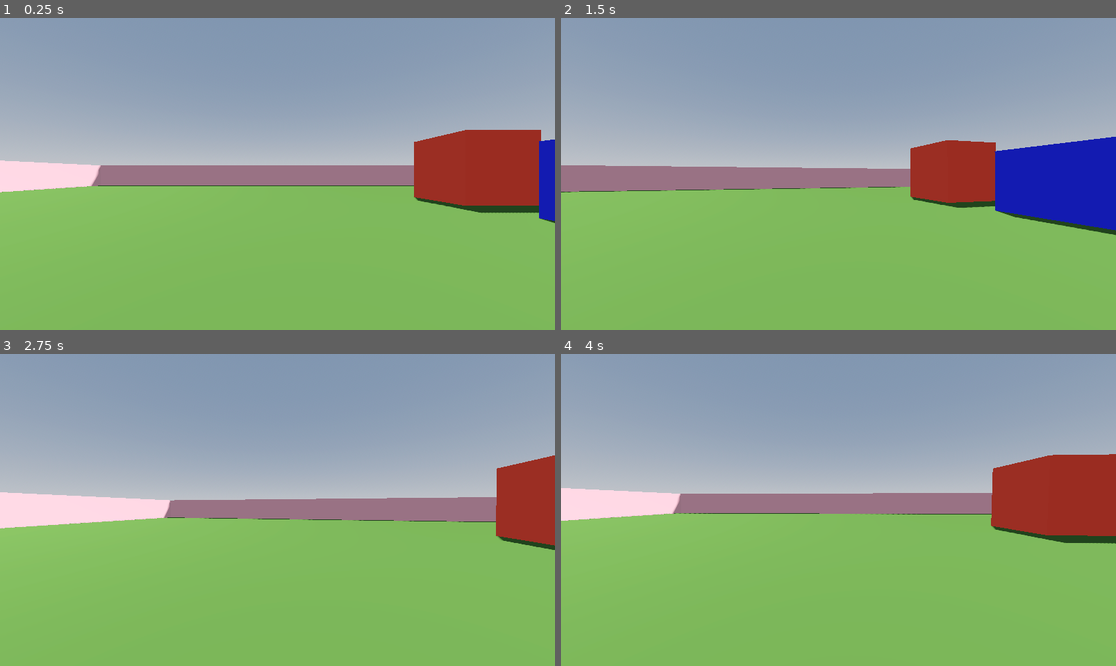
Above: before the commit, frames 1-4 (two rows, left to right).
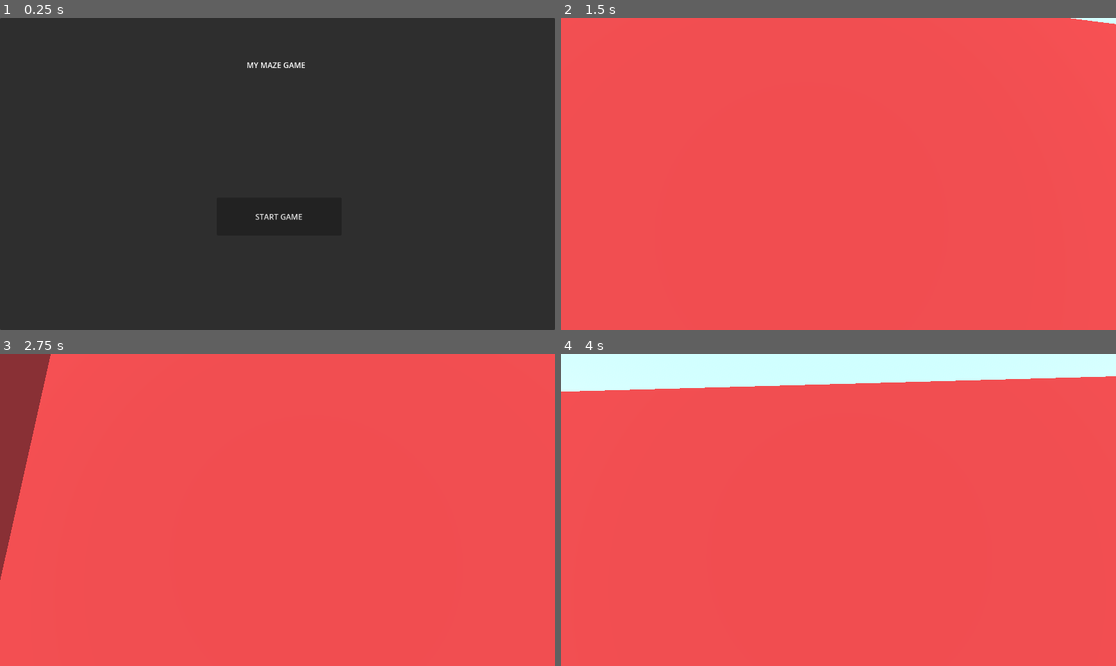
Above: after the commit, the same moments.

Repository: adityaanantpatil/prototype2.0
Game: Godot game, scene res://mainMenu.tscn
The game is run twice, just before and just after one commit, with the same random seed, the same clock (stepped at 60 frames per second) and the same inputs. Before the commit the project starts from res://Scenes/World.tscn.
Inputs (mouse positions are in pixels of both pictures, inside the frame that each line leads up to):
- Up to frame 1 (0.25 s): no input
- Up to frame 2 (1.5 s): click (838, 217) at 0.5 s, where only the run after the commit has a clickable "START GAME"; tap Enter (ui_accept) at 1.25 s; move the mouse to (866, 174) at 1.27 s; hold W (move_forward, bound only after the commit) from 1.28 s (still down); hold Enter (ui_accept) from 1.28 s (still down)
- Up to frame 3 (2.75 s): keep holding W (move_forward, bound only after the commit); tap Space (jump, bound only after the commit) at 1.52, 1.55, 1.82, 2.1, 2.27, 2.57 s; move the mouse to (249, 510) at 2.02 s; release Enter (ui_accept) at 2.03 s; tap Enter (ui_accept) at 2.3 s
- Up to frame 4 (4 s): keep holding W (move_forward, bound only after the commit); move the mouse to (849, 503) at 2.77 s; hold Enter (ui_accept) 2.78-3.53 s; tap Space (jump, bound only after the commit) at 3.05, 3.77 s; move the mouse to (832, 516) at 3.52 s; tap Enter (ui_accept) at 3.6 s

The runs differ from the first frame. In frame 1, 99% of the frame differs, in the area x 0-100%, y 0-100%; in frame 2, 100%; in frame 3, 100%; in frame 4, 100%.

Commit message:
this is the one

Diff:
--- /dev/null
+++ b/Scripts/follow_camera.gd
@@ -0,0 +1,11 @@
+extends Camera3D
+
+var target: Node3D
+@export var offset: Vector3 = Vector3(0, 5, -10)
+@export var smooth_speed := 5.0
+
+func _process(delta):
+	if target:
+		var desired_position = target.global_transform.origin + offset
+		global_transform.origin = global_transform.origin.lerp(desired_position, delta * smooth_speed)
+		look_at(target.global_transform.origin, Vector3.UP)
--- /dev/null
+++ b/Scripts/main_menu.gd
@@ -0,0 +1,3 @@
+extends Control
+func _on_button_pressed():
+	get_tree().change_scene_to_file("res://mazeScene.tscn")
--- /dev/null
+++ b/mainMenu.tscn
@@ -0,0 +1,47 @@
+[gd_scene load_steps=3 format=3 uid="uid://c4rre5bmks1uc"]
+
+[ext_resource type="Script" uid="uid://ctixbam0jaqil" path="res://Scripts/main_menu.gd" id="1_wut1r"]
+
+[sub_resource type="FontVariation" id="FontVariation_83s16"]
+
+[node name="mainMenu" type="Control"]
+layout_mode = 3
+anchors_preset = 15
+anchor_right = 1.0
+anchor_bottom = 1.0
+grow_horizontal = 2
+grow_vertical = 2
+script = ExtResource("1_wut1r")
+
+[node name="Panel" type="Panel" parent="."]
+layout_mode = 1
+anchors_preset = 15
+anchor_right = 1.0
+anchor_bottom = 1.0
+grow_horizontal = 2
+grow_vertical = 2
+
+[node name="label" type="Label" parent="Panel"]
+layout_mode = 0
+offset_left = -1.0
+offset_top = 86.0
+offset_right = 1148.0
+offset_bottom = 115.0
+tooltip_text = "
+"
+theme_override_fonts/font = SubResource("FontVariation_83s16")
+text = "my maze game"
+horizontal_alignment = 1
+vertical_alignment = 3
+uppercase = true
+
+[node name="Button" type="Button" parent="Panel"]
+layout_mode = 0
+offset_left = 450.0
+offset_top = 373.0
+offset_right = 709.0
+offset_bottom = 452.0
+text = "START GAME
+"
+
+[connection signal="pressed" from="Panel/Button" to="." method="_on_button_pressed"]
--- a/mazeScene.tscn
+++ b/mazeScene.tscn
@@ -1,27 +1,48 @@
-[gd_scene load_steps=4 format=3 uid="uid://diakmjaaqy1i2"]
+[gd_scene load_steps=7 format=3 uid="uid://diakmjaaqy1i2"]
 
 [ext_resource type="Script" uid="uid://xiqxh0s1alhi" path="res://maze_scene.gd" id="1_cafpc"]
+[ext_resource type="Script" uid="uid://o0e5x4lglivi" path="res://Scripts/follow_camera.gd" id="2_af3cb"]
 
 [sub_resource type="BoxMesh" id="BoxMesh_af3cb"]
-size = Vector3(20, 1, 20)
+size = Vector3(50, 1, 50)
 
-[sub_resource type="BoxShape3D" id="BoxShape3D_u7dh4"]
-size = Vector3(20, 1, 20)
+[sub_resource type="ProceduralSkyMaterial" id="ProceduralSkyMaterial_cafpc"]
+sky_top_color = Color(0.360784, 0.65098, 0.878431, 1)
+sky_horizon_color = Color(0.529412, 0.807843, 0.921569, 1)
+sky_energy_multiplier = 1.5
+
+[sub_resource type="Sky" id="Sky_af3cb"]
+sky_material = SubResource("ProceduralSkyMaterial_cafpc")
+radiance_size = 5
+
+[sub_resource type="Environment" id="Environment_u7dh4"]
+background_mode = 2
+background_energy_multiplier = 1.5
+sky = SubResource("Sky_af3cb")
+ambient_light_source = 3
+ambient_light_color = Color(0.173339, 0.490045, 0.720748, 1)
+ambient_light_sky_contribution = 0.5
+ambient_light_energy = 1.5
 
 [node name="maze scene" type="Node3D"]
+transform = Transform3D(1, 0, 0, 0, 1, 0, 0, 0, 1, -1.84686, -16.8705, 13.7474)
 script = ExtResource("1_cafpc")
 
 [node name="playerCamera" type="Camera3D" parent="."]
-transform = Transform3D(0.99983, -0.0184296, 0, 0.0184296, 0.99983, 0, 0, 0, 1, 0, 0.620325, 1.44625)
+transform = Transform3D(0.999946, -0.0103481, -0.00105315, 0.00800811, 0.701284, 0.712837, -0.00663795, -0.712807, 0.701329, 1.05297, 11.125, 16.5696)
 fov = 62.1854
 
 [node name="SunLight" type="DirectionalLight3D" parent="."]
-transform = Transform3D(1, 0, 0, 0, 1, 0, 0, 0, 1, -1.35565, 4.18258, 0.413982)
+transform = Transform3D(1, 0, 0, 0, 1, 0, 0, 0, 1, -1.35565, 266.391, -3.70631)
 
 [node name="floor" type="StaticBody3D" parent="."]
 
 [node name="MeshInstance3D" type="MeshInstance3D" parent="floor"]
+transform = Transform3D(0.999928, 0, 0.0119901, 0, 1, 0, -0.0119901, 0, 0.999928, -11.9051, -16.8324, -0.787967)
 mesh = SubResource("BoxMesh_af3cb")
 
-[node name="CollisionShape3D" type="CollisionShape3D" parent="floor"]
-shape = SubResource("BoxShape3D_u7dh4")
+[node name="WorldEnvironment" type="WorldEnvironment" parent="."]
+environment = SubResource("Environment_u7dh4")
+
+[node name="followCamera" type="Camera3D" parent="."]
+script = ExtResource("2_af3cb")
--- a/maze_scene.gd
+++ b/maze_scene.gd
@@ -1,63 +1,154 @@
 extends Node3D
 
-# Maze dimensions
-const WIDTH = 10
-const HEIGHT = 10
+const WIDTH = 21   # Must be odd
+const HEIGHT = 21  # Must be odd
 const CELL_SIZE = 2.0
 
-# Simple maze layout (1 = wall, 0 = path)
-var maze = [
-	[1,1,1,1,1,1,1,1,1,1],
-	[1,0,0,0,1,0,0,0,0,1],
-	[1,0,1,0,1,0,1,1,0,1],
-	[1,0,1,0,0,0,0,1,0,1],
-	[1,0,1,1,1,1,0,1,0,1],
-	[1,0,0,0,0,1,0,0,0,1],
-	[1,1,1,1,0,1,1,1,0,1],
-	[1,0,0,1,0,0,0,1,0,1],
-	[1,0,1,1,1,1,0,1,0,1],
-	[1,1,1,1,1,1,1,1,1,1],
-]
-
+var maze = []
+var game_started = false
 func _ready():
+	generate_maze_grid()
+	add_boundary_walls()
 	generate_maze()
 	create_floor()
-
+	spawn_start_and_end()
+	spawn_grass_clumps()
+
+func start_game():
+	game_started = true
+	print("✅ Game started!")
+
+func _input(event):
+	if event.is_action_pressed("ui_accept") and not game_started:
+		start_game()
+# ----------------------------
+# Maze Generator (Recursive Backtracking)
+# ----------------------------
+func generate_maze_grid():
+	maze.clear()
+	for y in range(HEIGHT):
+		maze.append([])
+		for x in range(WIDTH):
+			maze[y].append(1)  # 1 = wall
+
+	var start_x = 1
+	var start_y = 1
+	maze[start_y][start_x] = 0
+
+	carve(start_x, start_y)
+
+func carve(x: int, y: int):
+	var directions = [Vector2.LEFT, Vector2.RIGHT, Vector2.UP, Vector2.DOWN]
+	directions.shuffle()
+
+	for dir in directions:
+		var nx = x + int(dir.x) * 2
+		var ny = y + int(dir.y) * 2
+
+		if nx > 0 and nx < WIDTH - 1 and ny > 0 and ny < HEIGHT - 1 and maze[ny][nx] == 1:
+			maze[y + int(dir.y)][x + int(dir.x)] = 0
+			maze[ny][nx] = 0
+			carve(nx, ny)
+
+# ----------------------------
+# Maze Builder (3D Walls)
+# ----------------------------
 func generate_maze():
 	for y in range(HEIGHT):
-		for x in range(WIDTH):
+		var x = 0
+		while x < WIDTH:
 			if maze[y][x] == 1:
-				var wall = create_wall()
-				wall.position = Vector3(x * CELL_SIZE, 1.5, y * CELL_SIZE)
-				add_child(wall)
+				var start_x = x
+				while x < WIDTH and maze[y][x] == 1:
+					x += 1
+				var end_x = x - 1
+				create_wall_segment_h(start_x, end_x, y)
+			else:
+				x += 1
+
 
 func create_wall() -> StaticBody3D:
 	var wall = StaticBody3D.new()
 
 	var mesh_instance = MeshInstance3D.new()
 	var mesh = BoxMesh.new()
-	mesh.size = Vector3(CELL_SIZE, 3, CELL_SIZE)
+	mesh.size = Vector3(0.2, 6.0, CELL_SIZE)
 	mesh_instance.mesh = mesh
+
+	var material = StandardMaterial3D.new()
+	material.albedo_color = Color(0.8, 0.2, 0.2)
+	mesh.material = material
 	wall.add_child(mesh_instance)
 
 	var collider = CollisionShape3D.new()
 	var shape = BoxShape3D.new()
-	shape.size = Vector3(CELL_SIZE, 3, CELL_SIZE)
+	shape.size = mesh.size
 	collider.shape = shape
 	wall.add_child(collider)
 
 	return wall
 
+func create_wall_segment_h(start_x: int, end_x: int, y: int):
+	var length = (end_x - start_x + 1) * CELL_SIZE
+
+	var wall = StaticBody3D.new()
+
+	var mesh_instance = MeshInstance3D.new()
+	var mesh = BoxMesh.new()
+	mesh.size = Vector3(length, 2.0, CELL_SIZE)  # Horizontal stretch
+	mesh_instance.mesh = mesh
+
+	var material = StandardMaterial3D.new()
+	material.albedo_color = Color(0.8, 0.2, 0.2)
+	mesh.material = material
+	wall.add_child(mesh_instance)
+
+	var collider = CollisionShape3D.new()
+	var shape = BoxShape3D.new()
+	shape.size = mesh.size
+	collider.shape = shape
+	wall.add_child(collider)
+
+	# Center position of wall segment
+	var center_x = ((start_x + end_x) / 2.0 - WIDTH / 2.0) * CELL_SIZE + CELL_SIZE / 2.0
+	var center_z = (y - HEIGHT / 2.0) * CELL_SIZE + CELL_SIZE / 2.0
+	wall.position = Vector3(center_x, 2.0, center_z)
+
+	add_child(wall)
+
+func add_boundary_walls():
+	for x in range(WIDTH):
+		maze[0][x] = 1  # top row
+		maze[HEIGHT - 1][x] = 1  # bottom row
+
+	for y in range(HEIGHT):
+		maze[y][0] = 1  # left column
+		maze[y][WIDTH - 1] = 1  # right column
+
+# ----------------------------
+# Floor Generator
+# ----------------------------
 func create_floor():
 	var floor = StaticBody3D.new()
 
 	var mesh_instance = MeshInstance3D.new()
 	var mesh = BoxMesh.new()
-	mesh.size = Vector3(WIDTH * CELL_SIZE, 1, HEIGHT * CELL_SIZE)
+	mesh.size = Vector3(WIDTH * CELL_SIZE, 1.0, HEIGHT * CELL_SIZE)  # Floor size and thickness
 	mesh_instance.mesh = mesh
-	mesh_instance.position = Vector3((WIDTH * CELL_SIZE) / 2 - CELL_SIZE / 2, -0.5, (HEIGHT * CELL_SIZE) / 2 - CELL_SIZE / 2)
+
+	# 🍃 Grass texture material
+	var material = StandardMaterial3D.new()
+	var grass_texture = load("res://Materials/10450_Rectangular_Grass_Patch_L3.123c827d110a-1347-4381-9208-e4f735762647/10450_Rectangular_Grass_Patch_v1_Diffuse.jpg")  # Make sure this texture exists!
+	material.albedo_texture = grass_texture
+	material.roughness = 1.0
+	material.transparency = BaseMaterial3D.TRANSPARENCY_DISABLED
+	material.uv1_scale = Vector3(8, 1, 8)  # Controls how often the texture tiles
+	mesh_instance.material_override = material
+
+	mesh_instance.position = Vector3(0, -0.5, 0)  # So floor sits flush with Y=0
 	floor.add_child(mesh_instance)
 
+	# Floor collider
 	var collider = CollisionShape3D.new()
 	var shape = BoxShape3D.new()
 	shape.size = mesh.size
@@ -66,3 +157,141 @@
 	floor.add_child(collider)
 
 	add_child(floor)
+	spawn_grass_clumps()
+
+func spawn_grass_clumps():
+	var grass_mesh = preload("res://Materials/10450_Rectangular_Grass_Patch_L3.123c827d110a-1347-4381-9208-e4f735762647/10450_Rectangular_Grass_Patch_v1_Diffuse.jpg")  # ✅ Update path if needed
+
+	for x in range(WIDTH):
+		for z in range(HEIGHT):
+			if maze[z][x] == 0:
+				var mesh_instance = MeshInstance3D.new()
+				mesh_instance.mesh = grass_mesh
+
+				mesh_instance.position = Vector3(
+					(x - WIDTH / 2.0) * CELL_SIZE + CELL_SIZE / 2.0,
+					0.0,  # Sits directly on the floor
+					(z - HEIGHT / 2.0) * CELL_SIZE + CELL_SIZE / 2.0
+				)
+
+				# ✅ Small scale, looks natural
+				var scale = randf_range(0.03, 0.05)
+				mesh_instance.scale = Vector3(scale, scale, scale)
+
+				# ✅ Random Y-rotation for variation
+				mesh_instance.rotation.y = randf_range(0.0, TAU)
+
+				add_child(mesh_instance)
+
+
+
+var player_spawn_position = Vector3.ZERO  # Global variable if needed
+
+func spawn_start_and_end():
+	var start_set = false
+	var end_set = false
+
+	for y in range(HEIGHT):
+		for x in range(WIDTH):
+			if not start_set and maze[y][x] == 0:
+				spawn_marker(x, y, Color(0, 1, 0))  # Green = Start
+				player_spawn_position = Vector3(
+					(x - WIDTH / 2.0) * CELL_SIZE + CELL_SIZE / 2.0,
+					1.0,
+					(y - HEIGHT / 2.0) * CELL_SIZE + CELL_SIZE / 2.0
+				)
+				spawn_player(player_spawn_position)
+				start_set = true
+
+			if not end_set and maze[HEIGHT - 1 - y][WIDTH - 1 - x] == 0:
+				spawn_marker(WIDTH - 1 - x, HEIGHT - 1 - y, Color(1, 0, 0))  # Red = End
+				end_set = true
+
+			if start_set and end_set:
+				return
+
+func cell_to_position(x: int, y: int) -> Vector3:
+	return Vector3(
+		(x - WIDTH / 2.0) * CELL_SIZE + CELL_SIZE / 2.0,
+		1.0,  # Y position: 1.0 places it above the floor
+		(y - HEIGHT / 2.0) * CELL_SIZE + CELL_SIZE / 2.0
+	)
+
+func spawn_marker(x: int, y: int, color: Color):
+	var position = cell_to_position(x, y)
+
+	if color == Color(1, 0, 0):  # 🔴 red = END
+		var goal = Area3D.new()
+		var mesh_instance = MeshInstance3D.new()
+		var mesh = BoxMesh.new()
+		mesh.size = Vector3(0.8, 0.2, 0.8)
+
+		var material = StandardMaterial3D.new()
+		material.albedo_color = color
+		mesh.material = material
+		mesh_instance.mesh = mesh
+		goal.add_child(mesh_instance)
+
+		var shape = CollisionShape3D.new()
+		var box = BoxShape3D.new()
+		box.size = mesh.size
+		shape.shape = box
+		goal.add_child(shape)
+
+		goal.position = position
+		goal.name = "Goal"
+		goal.connect("body_entered", Callable(self, "_on_goal_reached"))
+		add_child(goal)
+	else:
+		var marker = MeshInstance3D.new()
+		var mesh = BoxMesh.new()
+		mesh.size = Vector3(0.8, 0.2, 0.8)
+		var material = StandardMaterial3D.new()
+		material.albedo_color = color
+		mesh.material = material
+		marker.mesh = mesh
+		marker.position = position
+		add_child(marker)
+
+
+func spawn_player(position: Vector3):
+	var player_scene = preload("res://Player.tscn")
+	var player = player_scene.instantiate()
+	player.position = position
+	add_child(player)
+
+	# Set camera target
+	var follow_camera = get_node("FollowCamera")  # Adjust path if camera is nested
+	if follow_camera:
+		follow_camera.target = player
+
+func spawn_grass_instances():
+	var grass_scene = preload("res://Materials/10450_Rectangular_Grass_Patch_L3.123c827d110a-1347-4381-9208-e4f735762647/10450_Rectangular_Grass_Patch_v1_iterations-2.obj")
+
+	for x in range(WIDTH):
+		for z in range(HEIGHT):
+			var instance = grass_scene.instantiate()
+			instance.position = Vector3(
+				(x - WIDTH / 2.0) * CELL_SIZE + CELL_SIZE / 2.0,
+				0.0,
+				(z - HEIGHT / 2.0) * CELL_SIZE + CELL_SIZE / 2.0
+			)
+			add_child(instance)
+
+func show_end_screen():
+	game_started = false
+	get_tree().paused = true
+
+	var label = Label.new()
+	label.text = "🎉 You Win! Press Esc to Quit"
+	label.anchor_left = 0.25
+	label.anchor_right = 0.75
+	label.anchor_top = 0.4
+	label.anchor_bottom = 0.6
+	label.add_theme_font_size_override("font_size", 30)
+	add_child(label)
+
+func _on_goal_reached(body):
+	if body.name == "Player":
+		print("🎉 Game Over! You reached the goal.")
+		show_end_screen()
--- /dev/null
+++ b/player.gd
@@ -0,0 +1,62 @@
+extends CharacterBody3D
+
+@onready var camera_pivot = $CameraPivot
+@onready var camera = $CameraPivot/Camera3D
+
+var game_started = false
+const SPEED = 5.0
+const MOUSE_SENSITIVITY = 0.002
+const JUMP_VELOCITY = 2.5
+
+var velocity_y = 0.0
+
+func _ready():
+	Input.set_mouse_mode(Input.MOUSE_MODE_CAPTURED)
+
+func start_game():
+	game_started = true
+	print("✅ Player game started!")
+
+func _input(event):
+	# Mouse look
+	if event is InputEventMouseMotion:
+		rotation.y -= event.relative.x * MOUSE_SENSITIVITY
+		camera_pivot.rotation.x = clamp(
+			camera_pivot.rotation.x - event.relative.y * MOUSE_SENSITIVITY,
+			deg_to_rad(-90),
+			deg_to_rad(90)
+		)
+
+	# Start game when Space or Enter is pressed
+	if event.is_action_pressed("ui_accept") and not game_started:
+		start_game()
+
+func _physics_process(delta):
+	if not game_started:
+		return  # Prevent movement before game starts
+
+	var input_dir = Vector3.ZERO
+
+	if Input.is_action_pressed("move_forward"):
+		input_dir -= transform.basis.z
+	if Input.is_action_pressed("move_back"):
+		input_dir += transform.basis.z
+	if Input.is_action_pressed("move_left"):
+		input_dir -= transform.basis.x
+	if Input.is_action_pressed("move_right"):
+		input_dir += transform.basis.x
+
+	input_dir = input_dir.normalized()
+
+	# Apply gravity
+	if not is_on_floor():
+		velocity_y -= 9.8 * delta
+	else:
+		velocity_y = 0
+		if Input.is_action_just_pressed("jump"):
+			velocity_y = JUMP_VELOCITY
+
+	# Final velocity
+	velocity = input_dir * SPEED
+	velocity.y = velocity_y
+	move_and_slide()
--- /dev/null
+++ b/player.tscn
@@ -0,0 +1,25 @@
+[gd_scene load_steps=4 format=3 uid="uid://bf4uvqgk1o1it"]
+
+[ext_resource type="Script" uid="uid://ue27m1p3el53" path="res://player.gd" id="1_4flbx"]
+
+[sub_resource type="CapsuleShape3D" id="CapsuleShape3D_f60y1"]
+radius = 0.4
+height = 1.5
+
+[sub_resource type="CapsuleMesh" id="CapsuleMesh_v0iea"]
+
+[node name="Player" type="CharacterBody3D"]
+script = ExtResource("1_4flbx")
+
+[node name="CameraPivot" type="Node3D" parent="."]
+
+[node name="Camera3D" type="Camera3D" parent="CameraPivot"]
+transform = Transform3D(1, 0, 0, 0, 1, 0, 0, 0, 1, 0, 1.4, 0)
+current = true
+
+[node name="CollisionShape3D" type="CollisionShape3D" parent="."]
+shape = SubResource("CapsuleShape3D_f60y1")
+debug_color = Color(1, 1, 1, 1)
+
+[node name="MeshInstance3D" type="MeshInstance3D" parent="."]
+mesh = SubResource("CapsuleMesh_v0iea")
--- a/project.godot
+++ b/project.godot
@@ -10,11 +10,45 @@
 
 [application]
 
-config/name="prototype2.0"
-run/main_scene="uid://db2h3t17k37pe"
+config/name="mazeViaScript1.0"
+run/main_scene="uid://c4rre5bmks1uc"
 config/features=PackedStringArray("4.4", "Forward Plus")
 config/icon="res://icon.svg"
 
 [dotnet]
 
-project/assembly_name="prototype2.0"
+project/assembly_name="mazeViaScript1.0"
+
+[input]
+
+move_forward={
+"deadzone": 0.2,
+"events": [Object(InputEventKey,"resource_local_to_scene":false,"resource_name":"","device":-1,"window_id":0,"alt_pressed":false,"shift_pressed":false,"ctrl_pressed":false,"meta_pressed":false,"pressed":false,"keycode":0,"physical_keycode":87,"key_label":0,"unicode":119,"location":0,"echo":false,"script":null)
+]
+}
+move_back={
+"deadzone": 0.2,
+"events": [Object(InputEventKey,"resource_local_to_scene":false,"resource_name":"","device":-1,"window_id":0,"alt_pressed":false,"shift_pressed":false,"ctrl_pressed":false,"meta_pressed":false,"pressed":false,"keycode":0,"physical_keycode":83,"key_label":0,"unicode":115,"location":0,"echo":false,"script":null)
+]
+}
+move_left={
+"deadzone": 0.2,
+"events": [Object(InputEventKey,"resource_local_to_scene":false,"resource_name":"","device":-1,"window_id":0,"alt_pressed":false,"shift_pressed":false,"ctrl_pressed":false,"meta_pressed":false,"pressed":false,"keycode":0,"physical_keycode":65,"key_label":0,"unicode":97,"location":0,"echo":false,"script":null)
+]
+}
+move_right={
+"deadzone": 0.2,
+"events": [Object(InputEventKey,"resource_local_to_scene":false,"resource_name":"","device":-1,"window_id":0,"alt_pressed":false,"shift_pressed":false,"ctrl_pressed":false,"meta_pressed":false,"pressed":false,"keycode":0,"physical_keycode":68,"key_label":0,"unicode":100,"location":0,"echo":false,"script":null)
+]
+}
+jump={
+"deadzone": 0.2,
+"events": [Object(InputEventKey,"resource_local_to_scene":false,"resource_name":"","device":-1,"window_id":0,"alt_pressed":false,"shift_pressed":false,"ctrl_pressed":false,"meta_pressed":false,"pressed":false,"keycode":0,"physical_keycode":32,"key_label":0,"unicode":32,"location":0,"echo":false,"script":null)
+]
+}
+"ui_accept "={
+"deadzone": 0.2,
+"events": [Object(InputEventKey,"resource_local_to_scene":false,"resource_name":"","device":-1,"window_id":0,"alt_pressed":false,"shift_pressed":false,"ctrl_pressed":false,"meta_pressed":false,"pressed":false,"keycode":0,"physical_keycode":4194309,"key_label":0,"unicode":0,"location":0,"echo":false,"script":null)
+, Object(InputEventKey,"resource_local_to_scene":false,"resource_name":"","device":-1,"window_id":0,"alt_pressed":false,"shift_pressed":false,"ctrl_pressed":false,"meta_pressed":false,"pressed":false,"keycode":0,"physical_keycode":32,"key_label":0,"unicode":32,"location":0,"echo":false,"script":null)
+]
+}
Not shown, added: LICENSE.txt
Binary file added: Materials/10450_Rectangular_Grass_Patch_L3.123c827d110a-1347-4381-9208-e4f735762647/10450_Rectangular_Grass_Patch_v1_Diffuse.jpg
Not shown, added: Materials/10450_Rectangular_Grass_Patch_L3.123c827d110a-1347-4381-9208-e4f735762647/10450_Rectangular_Grass_Patch_v1_Diffuse.jpg.import
Not shown, added: Materials/10450_Rectangular_Grass_Patch_L3.123c827d110a-1347-4381-9208-e4f735762647/10450_Rectangular_Grass_Patch_v1_iterations-2.mtl
Not shown, added: Materials/10450_Rectangular_Grass_Patch_L3.123c827d110a-1347-4381-9208-e4f735762647/10450_Rectangular_Grass_Patch_v1_iterations-2.obj
Not shown, added: Materials/10450_Rectangular_Grass_Patch_L3.123c827d110a-1347-4381-9208-e4f735762647/10450_Rectangular_Grass_Patch_v1_iterations-2.obj.import
Not shown, added: Scripts/follow_camera.gd.uid
Not shown, added: Scripts/main_menu.gd.uid
Not shown, added: export_presets.cfg
Not shown, added: player.gd.uid
Not shown, added: readme.txt
Not shown, changed: .gitattributes
(and 2 more such lines)
